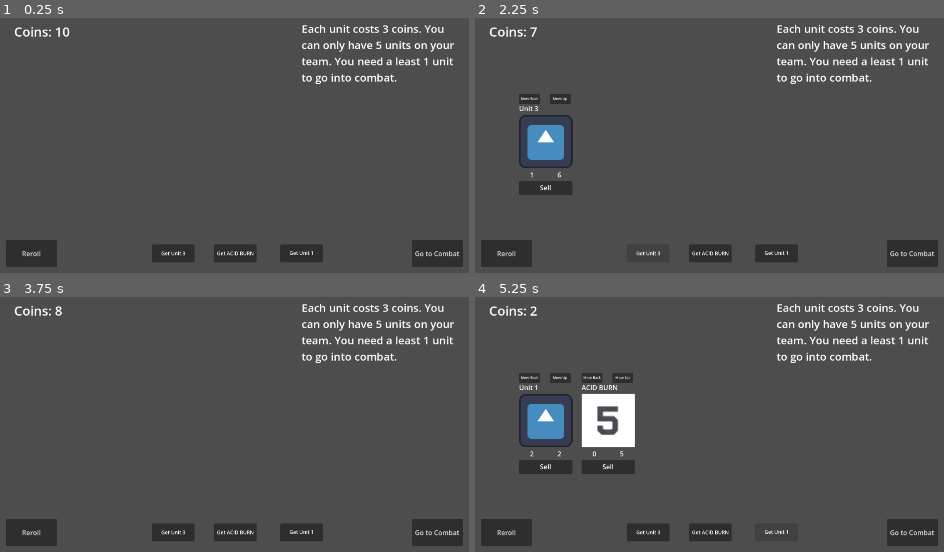
Above: before the commit, frames 1-4 (two rows, left to right).
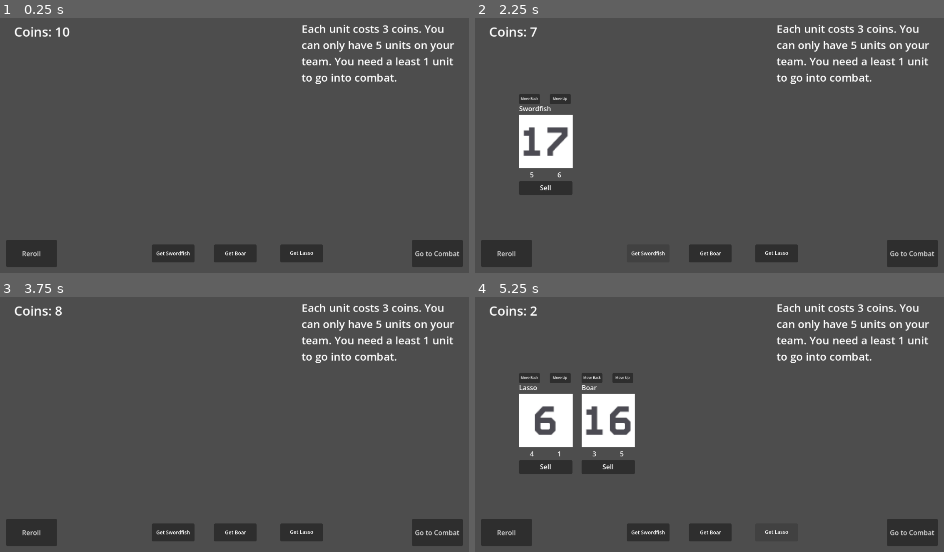
Above: after the commit, the same moments.

Repository: skeeeth/HACKER_AUTO_PETS
Game: Godot game, scene res://Scenes/ShopScene.tscn
Same seed, same stepped clock (60 frames per second), same inputs: the game is played once before the commit and once after it. The engine's default icon, where the game draws it, is replaced by a stand-in: a white triangle on a blue panel in a dark square.
Inputs:
- Up to frame 1 (0.25 s): no input
- Up to frame 2 (2.25 s): click "Go to Combat" at 0.5 s; click "Go to Combat" at 1.25 s; click "Get Unit 3" (after the commit: "Get Swordfish") at 2 s
- Up to frame 3 (3.75 s): click "Move Up" at 2.75 s; click "Sell" at 3.5 s
- Up to frame 4 (5.25 s): click "Get ACID BURN" (after the commit: "Get Boar") at 4.25 s; click "Get Unit 1" (after the commit: "Get Lasso") at 5 s

The runs differ from the first frame. In frame 1, 0.2% of the frame differs, in the area x 33-67%, y 91-94%; in frame 2, 2.6%; in frame 3, 0.2%; in frame 4, 3.5%, in the area x 9-67%, y 34-94%.

Commit message:
Shift Effect, boar and lasso units

Diff:
--- a/Resources/Boards/TestBoard.tres
+++ b/Resources/Boards/TestBoard.tres
@@ -2,12 +2,11 @@
 
 [ext_resource type="Script" uid="uid://bxnwqdhbo0l71" path="res://Scripts/Encounter.gd" id="1_uovx0"]
 [ext_resource type="Script" uid="uid://6i4niaslfrq8" path="res://Resources/UnitData.gd" id="2_sach2"]
-[ext_resource type="Resource" uid="uid://cnfp86e7vp4op" path="res://Resources/Units/The Sickness.tres" id="3_c1r72"]
-[ext_resource type="Resource" uid="uid://c6oxu8so4paxj" path="res://Resources/Units/ACID_BURN.tres" id="3_ix367"]
-[ext_resource type="Resource" uid="uid://hf5uxrjba5ff" path="res://Resources/Units/Genesis Harmonic.tres" id="4_grfxq"]
-[ext_resource type="Resource" uid="uid://bqqtbngaaucge" path="res://Resources/Units/Altar.tres" id="5_grfxq"]
+[ext_resource type="Resource" uid="uid://d00wio1brnija" path="res://Resources/Units/Boar.tres" id="3_c1r72"]
+[ext_resource type="Resource" uid="uid://bbj7y5pt3gybn" path="res://Resources/Units/Elephant.tres" id="4_c1r72"]
+[ext_resource type="Resource" uid="uid://np24ybr71b2k" path="res://Resources/Units/Camel.tres" id="4_grfxq"]
 
 [resource]
 script = ExtResource("1_uovx0")
-unit_data = Array[ExtResource("2_sach2")]([ExtResource("3_ix367"), ExtResource("3_c1r72"), ExtResource("4_grfxq"), ExtResource("5_grfxq")])
+unit_data = Array[ExtResource("2_sach2")]([ExtResource("3_c1r72"), ExtResource("4_c1r72"), ExtResource("4_grfxq"), ExtResource("4_grfxq")])
 metadata/_custom_type_script = "uid://bxnwqdhbo0l71"
--- a/Resources/Effects/AltarEffect.tres
+++ b/Resources/Effects/AltarEffect.tres
@@ -17,6 +17,6 @@
 sprite = ExtResource("2_2bbqv")
 trigger_state = 2
 effect_type = 1
-magnitude = 3
+magnitude = 2
 targets = Array[ExtResource("3_1wei3")]([SubResource("Resource_2bbqv")])
 metadata/_custom_type_script = "uid://d6hrknb1lvds"
--- /dev/null
+++ b/Resources/Effects/BoarEffect.tres
@@ -0,0 +1,21 @@
+[gd_resource type="Resource" script_class="EffectData" format=3 uid="uid://d3a7yfgc635g1"]
+
+[ext_resource type="Script" uid="uid://d6hrknb1lvds" path="res://Resources/effectData.gd" id="1_uyyu5"]
+[ext_resource type="Texture2D" uid="uid://cnfjtsr6yjnc2" path="res://Assets/18 Placeholders/16.png" id="2_uyyu5"]
+[ext_resource type="Script" uid="uid://by520cy10c7wa" path="res://Resources/TargetData.gd" id="3_rpakn"]
+
+[sub_resource type="Resource" id="Resource_uyyu5"]
+script = ExtResource("3_rpakn")
+metadata/_custom_type_script = "uid://by520cy10c7wa"
+
+[resource]
+script = ExtResource("1_uyyu5")
+name = "Boar"
+effect_description = "Give Self 4/2 before attack"
+sprite = ExtResource("2_uyyu5")
+trigger_state = 4
+effect_type = 1
+magnitude = 4
+mag_mod = -2
+targets = Array[ExtResource("3_rpakn")]([SubResource("Resource_uyyu5")])
+metadata/_custom_type_script = "uid://d6hrknb1lvds"
--- /dev/null
+++ b/Resources/Effects/LassoEffect.tres
@@ -0,0 +1,20 @@
+[gd_resource type="Resource" script_class="EffectData" format=3 uid="uid://v3n0q3lq60l0"]
+
+[ext_resource type="Script" uid="uid://d6hrknb1lvds" path="res://Resources/effectData.gd" id="1_173hh"]
+[ext_resource type="Texture2D" uid="uid://bv7ix8vyghssh" path="res://Assets/18 Placeholders/6.png" id="2_173hh"]
+[ext_resource type="Script" uid="uid://by520cy10c7wa" path="res://Resources/TargetData.gd" id="3_a7241"]
+
+[sub_resource type="Resource" id="Resource_rvjiy"]
+script = ExtResource("3_a7241")
+value = 2
+metadata/_custom_type_script = "uid://by520cy10c7wa"
+
+[resource]
+script = ExtResource("1_173hh")
+name = "Lasso"
+effect_description = "Shift target by -2"
+sprite = ExtResource("2_173hh")
+effect_type = 5
+magnitude = 2
+targets = Array[ExtResource("3_a7241")]([SubResource("Resource_rvjiy")])
+metadata/_custom_type_script = "uid://d6hrknb1lvds"
--- a/Resources/Units/Altar.tres
+++ b/Resources/Units/Altar.tres
@@ -6,7 +6,7 @@
 [resource]
 script = ExtResource("1_sk7pr")
 unit_name = "Altar"
-attack = 3
-health = 6
+attack = 4
+health = 4
 effect = ExtResource("1_kx3rc")
 metadata/_custom_type_script = "uid://6i4niaslfrq8"
--- /dev/null
+++ b/Resources/Units/Boar.tres
@@ -0,0 +1,12 @@
+[gd_resource type="Resource" script_class="UnitData" format=3 uid="uid://d00wio1brnija"]
+
+[ext_resource type="Resource" uid="uid://d3a7yfgc635g1" path="res://Resources/Effects/BoarEffect.tres" id="1_u7osj"]
+[ext_resource type="Script" uid="uid://6i4niaslfrq8" path="res://Resources/UnitData.gd" id="2_8jedi"]
+
+[resource]
+script = ExtResource("2_8jedi")
+unit_name = "Boar"
+attack = 3
+health = 5
+effect = ExtResource("1_u7osj")
+metadata/_custom_type_script = "uid://6i4niaslfrq8"
--- a/Resources/Units/Genesis Harmonic.tres
+++ b/Resources/Units/Genesis Harmonic.tres
@@ -6,6 +6,7 @@
 [resource]
 script = ExtResource("4_ehyos")
 unit_name = "Harmonic"
-health = 8
+attack = 3
+health = 5
 effect = ExtResource("1_7ecmg")
 metadata/_custom_type_script = "uid://6i4niaslfrq8"
--- /dev/null
+++ b/Resources/Units/Lasso.tres
@@ -0,0 +1,12 @@
+[gd_resource type="Resource" script_class="UnitData" format=3 uid="uid://y0ok33p8i555"]
+
+[ext_resource type="Script" uid="uid://6i4niaslfrq8" path="res://Resources/UnitData.gd" id="1_2xymg"]
+[ext_resource type="Resource" uid="uid://v3n0q3lq60l0" path="res://Resources/Effects/LassoEffect.tres" id="1_wgph8"]
+
+[resource]
+script = ExtResource("1_2xymg")
+unit_name = "Lasso"
+attack = 4
+health = 1
+effect = ExtResource("1_wgph8")
+metadata/_custom_type_script = "uid://6i4niaslfrq8"
--- a/Resources/effectData.gd
+++ b/Resources/effectData.gd
@@ -4,7 +4,7 @@
 enum TriggerStates {BATTLE_START, FAINT, TURN_START,
 		HURT, B_ATTACK, A_ATTACK, TURN_END}
 
-enum EffectTypes {DAMAGE, GIVE, SUMMON, APPLY, SIGNAL}
+enum EffectTypes {DAMAGE, GIVE, SUMMON, APPLY, SIGNAL, SHIFT}
 enum MagnitudeTypes {RAW, ATTACK, HEALTH, CUSTOM}
 #enum TargetCodes {S,O,A}
 
--- a/Scenes/CombatUnit.tscn
+++ b/Scenes/CombatUnit.tscn
@@ -21,7 +21,6 @@
 [node name="Name" type="Label" parent="VBoxContainer" unique_id=1364059213]
 layout_mode = 2
 text = "Name"
-autowrap_mode = 3
 autowrap_trim_flags = 128
 
 [node name="TextureRect" type="TextureRect" parent="VBoxContainer" unique_id=1708096629]
--- a/Scenes/ShopScene.tscn
+++ b/Scenes/ShopScene.tscn
@@ -3,11 +3,11 @@
 [ext_resource type="Script" uid="uid://dyepmcdhs6qw" path="res://Scripts/shop_scene.gd" id="1_x7s06"]
 [ext_resource type="Script" uid="uid://6i4niaslfrq8" path="res://Resources/UnitData.gd" id="2_medpt"]
 [ext_resource type="Resource" uid="uid://np24ybr71b2k" path="res://Resources/Units/Camel.tres" id="3_je6ka"]
-[ext_resource type="Resource" uid="uid://3thnakt2v0ij" path="res://Resources/Units/Unit3.tres" id="5_1itlx"]
 [ext_resource type="Resource" uid="uid://bdng0x32h0e84" path="res://Resources/Units/Swordfish.tres" id="5_medpt"]
 [ext_resource type="Resource" uid="uid://bbj7y5pt3gybn" path="res://Resources/Units/Elephant.tres" id="6_1itlx"]
 [ext_resource type="Script" uid="uid://dxx7fw30vqxw2" path="res://Scripts/shop_purchase_button.gd" id="6_3qq02"]
-[ext_resource type="Resource" uid="uid://ca2uh8w5h7vln" path="res://Resources/Units/Unit1.tres" id="7_k8c1k"]
+[ext_resource type="Resource" uid="uid://y0ok33p8i555" path="res://Resources/Units/Lasso.tres" id="7_1qm6p"]
+[ext_resource type="Resource" uid="uid://d00wio1brnija" path="res://Resources/Units/Boar.tres" id="8_1itlx"]
 [ext_resource type="Resource" uid="uid://c6oxu8so4paxj" path="res://Resources/Units/ACID_BURN.tres" id="8_k8c1k"]
 
 [sub_resource type="LabelSettings" id="LabelSettings_x7s06"]
@@ -22,7 +22,7 @@
 [node name="ShopScene" type="Node2D" unique_id=1666678237 node_paths=PackedStringArray("purchase_buttons", "coin_text_node", "unit_holder")]
 script = ExtResource("1_x7s06")
 combat_scene_file_path = "res://Scenes/CombatSim.tscn"
-purchasable_units = Array[ExtResource("2_medpt")]([ExtResource("3_je6ka"), ExtResource("5_1itlx"), ExtResource("5_medpt"), ExtResource("6_1itlx"), ExtResource("7_k8c1k"), ExtResource("8_k8c1k")])
+purchasable_units = Array[ExtResource("2_medpt")]([ExtResource("3_je6ka"), ExtResource("5_medpt"), ExtResource("6_1itlx"), ExtResource("8_k8c1k"), ExtResource("7_1qm6p"), ExtResource("8_1itlx")])
 purchase_buttons = [NodePath("Buttons/PurchaseUnitButton1"), NodePath("Buttons/PurchaseUnitButton2"), NodePath("Buttons/PurchaseUnitButton3")]
 coin_text_node = NodePath("CoinText")
 unit_holder = NodePath("UnitHolder")
--- a/Scripts/SimEffect.gd
+++ b/Scripts/SimEffect.gd
@@ -81,6 +81,9 @@
 			EffectData.EffectTypes.APPLY:
 				assert(data.subresource) #ASSIGN A SUBRESOURCE
 				add_effect(target,data.subresource)
+
+			EffectData.EffectTypes.SHIFT:
+				target.effect.shift += get_magnitude()
 
 			EffectData.EffectTypes.SUMMON:
 				resolve_summon()
--- a/Scripts/combat_class_control.gd
+++ b/Scripts/combat_class_control.gd
@@ -59,8 +59,6 @@
 		object_index -= 1
 		moved_unit.emit(self, 1)
 
-
-
 func _on_move_back_pressed() -> void:
 	moved_position = PlayerUnitsContainer.move_unit_in_list(object_index, 1)
 
